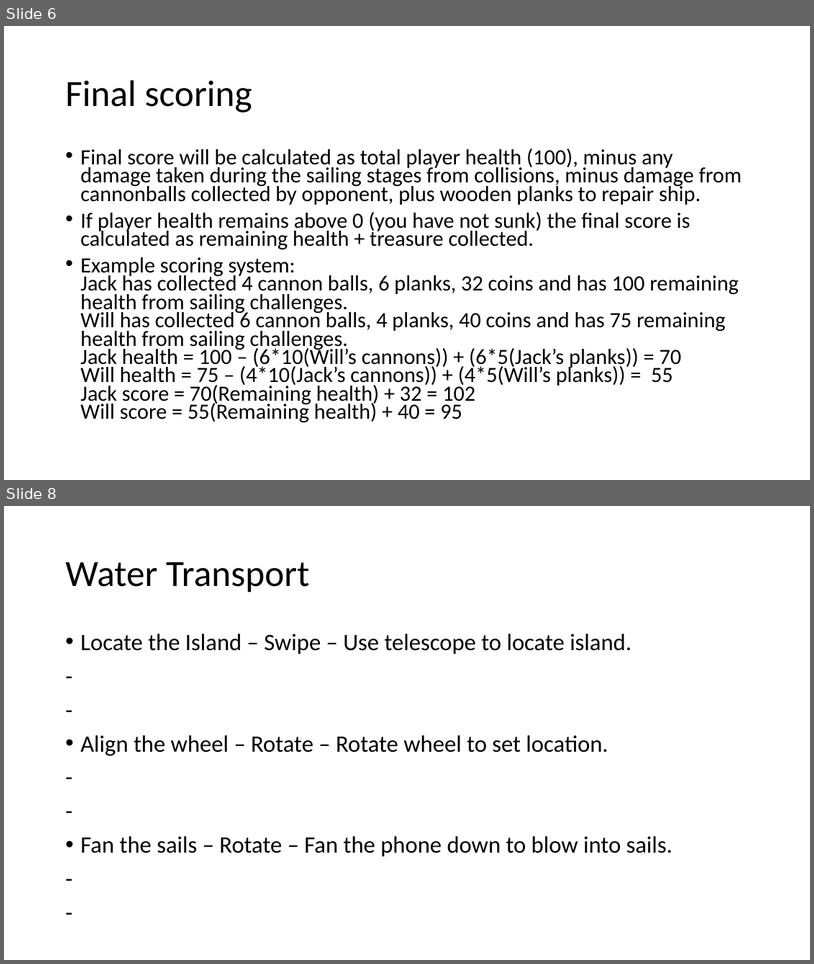
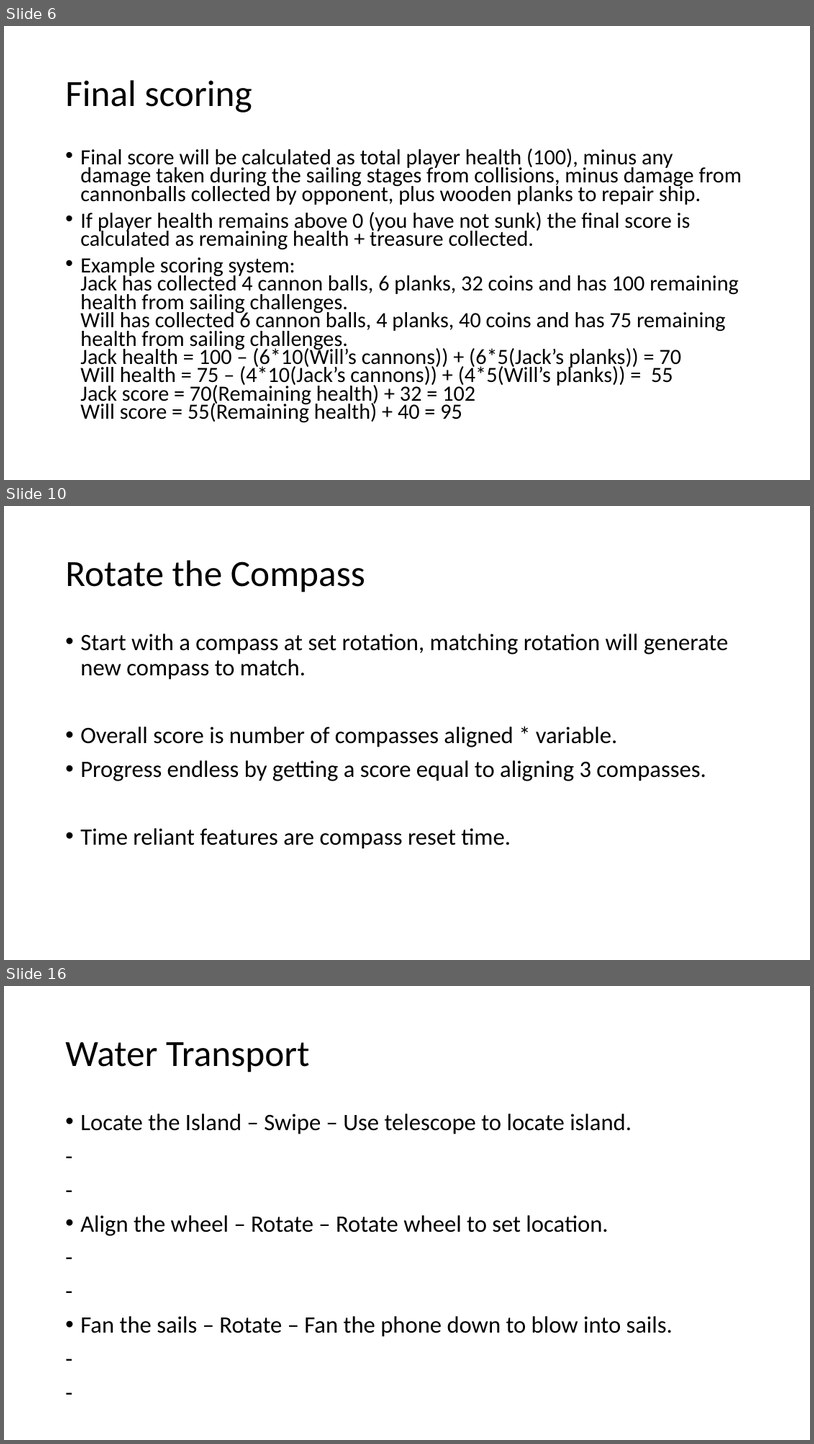
Before and after one commit to Mr-Turtle12/Mobile-Pirate-Game, a slide deck: Pirate game.pptx. Shown one above the other, each under a label of ours: slides 6 and 8 before the commit, slides 6, 10 and 16 after it; the slides between them are not shown. The pictures are 814x964 and 814x1444 pixels, drawn with LibreOffice and Linux fonts; fonts in the diff are those of the drawing. Boxes give left, top, right and bottom in pixels: in the first picture for what was removed or moved away, otherwise in the second. Text is boxed around its words. In the diff, an @@ line names an element or a change of style, - is before the commit and + after.

```diff
--- a/Pirate game.pptx
+++ b/Pirate game.pptx
@@ slide 10 added at [4,506,810,960], background #FFFFFF @@
@@ title added at [65,560,365,592], 44 pt, text #000000 @@
+Rotate the Compass
@@ text added at [80,633,729,849], 28 pt, text #000000 @@
+• Start with a compass at set rotation, matching rotation will generate new compass to match.
+• Overall score is number of compasses aligned * variable.
+• Progress endless by getting a score equal to aligning 3 compasses.
+• Time reliant features are compass reset time.
@@ what was slide 8 is now slide 16 @@
```
Also in this commit, not shown: 1 slide changed, 7 other slides added.
